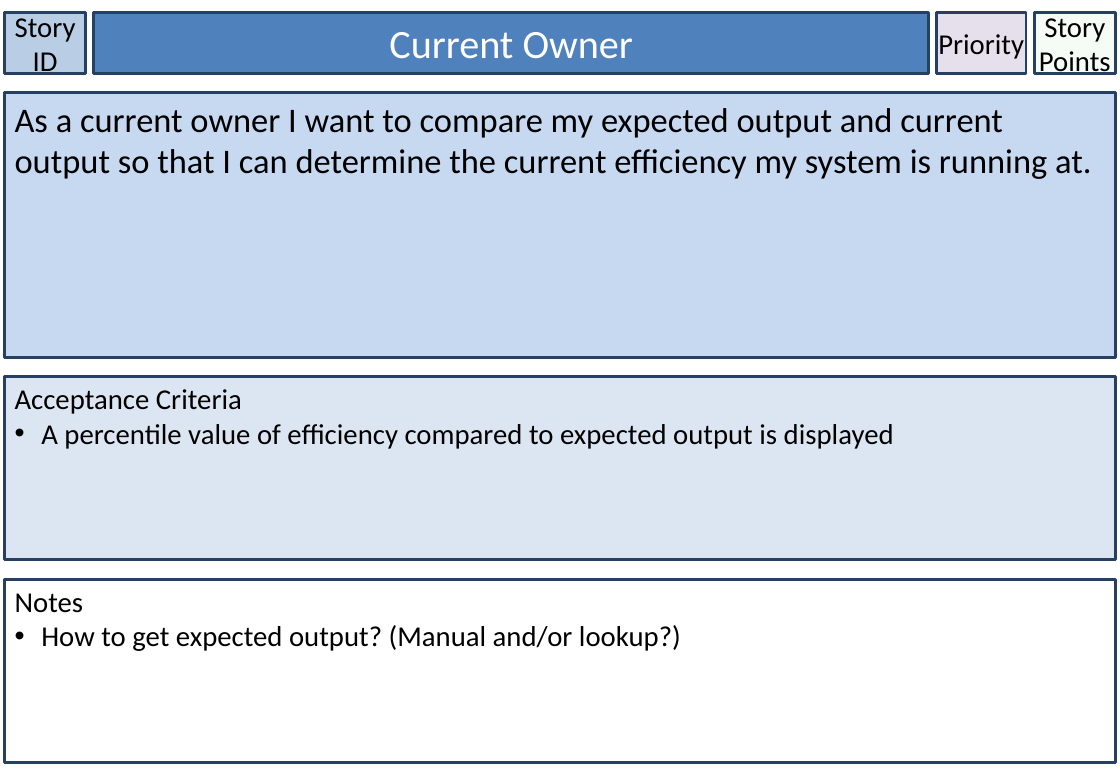
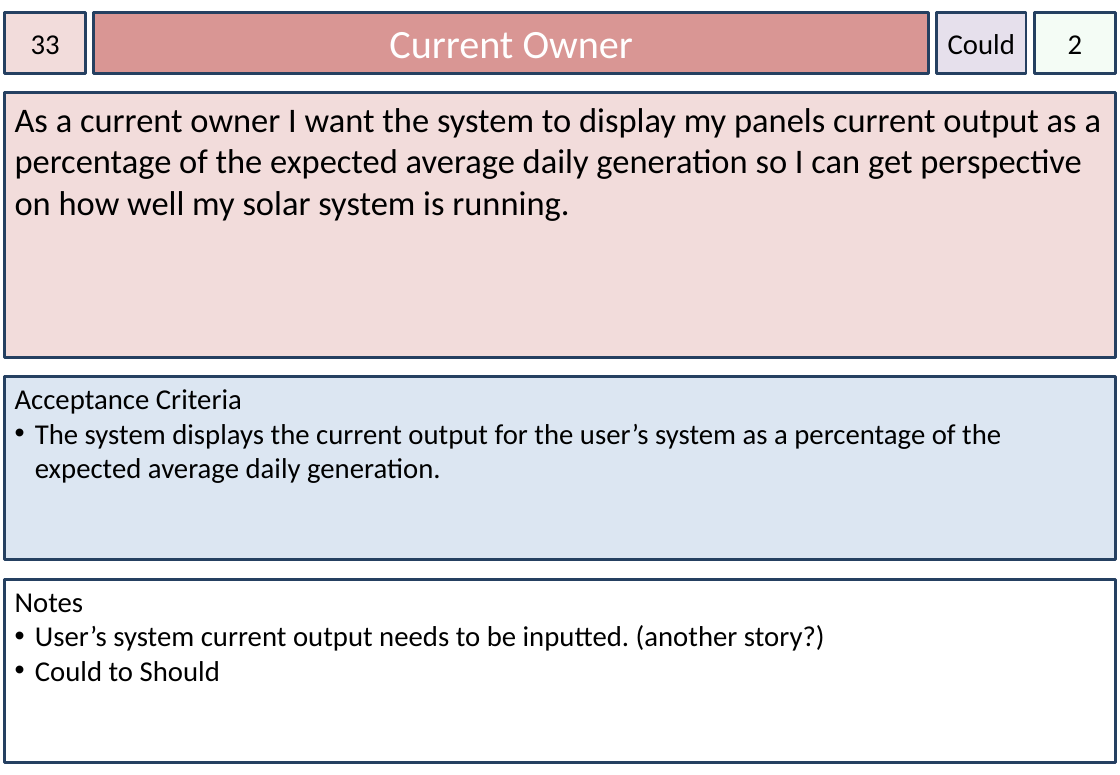
Before and after one commit to dkartaschew/anonymous-solarenergy, a slide deck: slide 33 of Documentation/User Stories.pptx (slide 12 before the commit). Drawn at 1120x775 pixels with LibreOffice and Linux fonts; fonts in the diff are those of the drawing. Boxes give left, top, right and bottom in pixels: in the first picture for what was removed or moved away, otherwise in the second. Text is boxed around its words. In the diff, an @@ line names an element or a change of style, - is before the commit and + after.

Commit message:
We currently have 33 User Stories complete with priority and story point information. For use by Luke to complete the technology grid.

```diff
--- a/Documentation/User Stories.pptx
+++ b/Documentation/User Stories.pptx
@@ rectangle "33" at <box>4,12,86,73</box>: fill #B9CDE5 to #F2DCDB @@
@@ rectangle "Current Owner" at <box>94,12,929,73</box>: fill #4F81BD to #D99694 @@
@@ text in rectangle at <box>31,35,60,55</box>: text changed @@
-Story ID
+33
@@ text in rectangle at <box>948,34,1015,55</box>: text changed @@
-Priority
+Could
@@ text in rectangle at <box>1068,35,1083,54</box>: text changed @@
-Story Points
+2
@@ rectangle "As a current owner I ..." at <box>4,93,1116,358</box>: fill #C6D9F1 to #F2DCDB @@
@@ text in rectangle at <box>15,108,1102,221</box>: text changed @@
-As a current owner I want to compare my expected output and current output so that I can determine the current efficiency my system is running at.
+As a current owner I want the system to display my panels current output as a percentage of the expected average daily generation so I can get perspective on how well my solar system is running.
@@ text in rectangle at <box>35,424,1001,483</box>: text changed @@
-• A percentile value of efficiency compared to expected output is displayed
+• The system displays the current output for the user’s system as a percentage of the expected average daily generation.
@@ text in rectangle at <box>35,625,825,682</box>: text changed @@
-• How to get expected output? (Manual and/or lookup?)
+• User’s system current output needs to be inputted. (another story?)
+• Could to Should
```
Also in this commit, not shown: 32 other slides changed, 15 slides removed.
